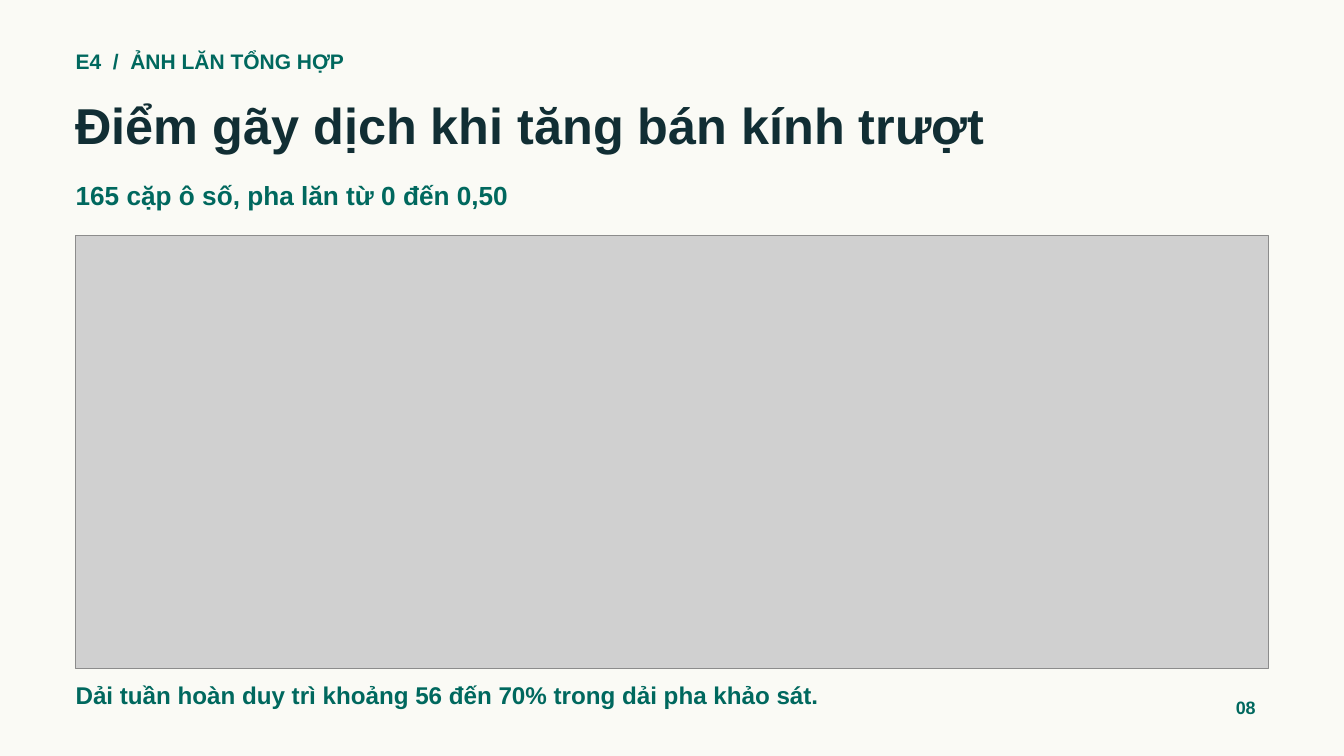
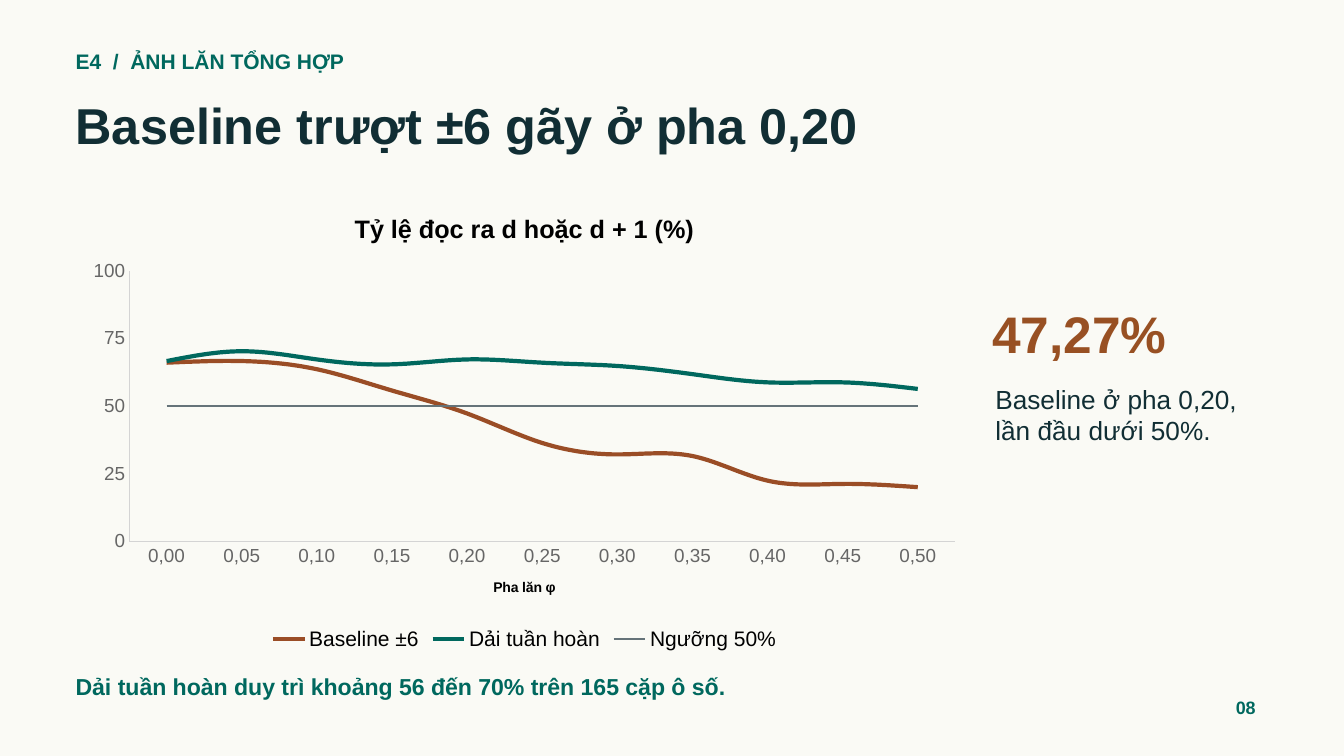
Before and after one commit to qivarnq3g/cv-water-meter-reading, a slide deck: slide 8 of report/Doc-chi-so-dong-ho-nuoc-Suon-thuyet-trinh.pptx. Drawn at 1344x756 pixels with LibreOffice and Linux fonts; fonts in the diff are those of the drawing; grey boxes stand for pictures. Boxes give left, top, right and bottom in pixels: in the first picture for what was removed or moved away, otherwise in the second. Text is boxed around its words. In the diff, an @@ line names an element or a change of style, - is before the commit and + after.

```diff
--- a/report/Doc-chi-so-dong-ho-nuoc-Suon-thuyet-trinh.pptx
+++ b/report/Doc-chi-so-dong-ho-nuoc-Suon-thuyet-trinh.pptx
@@ text at (x1=76, y1=106, x2=858, y2=154): text changed @@
-Điểm gãy dịch khi tăng bán kính trượt
+Baseline trượt ±6 gãy ở pha 0,20
@@ text removed at (x1=76, y1=185, x2=508, y2=211) @@
-165 cặp ô số, pha lăn từ 0 đến 0,50
@@ line chart added at (x1=76, y1=194, x2=974, y2=655) @@
+title "Tỷ lệ đọc ra d hoặc d + 1 (%)"
+categories: 0,00, 0,05, 0,10, 0,15, 0,20, 0,25, 0,30, 0,35, 0,40, 0,45, 0,50
+Baseline ±6: 66, 67, 64, 56, 47, 36, 32, 32, 22, 21, 20
+Dải tuần hoàn: 67, 70, 67, 65, 67, 66, 65, 62, 59, 59, 56
+Ngưỡng 50%: 50, 50, 50, 50, 50, 50, 50, 50, 50, 50, 50
@@ picture removed at (x1=76, y1=235, x2=1268, y2=668) @@
@@ text added at (x1=992, y1=317, x2=1166, y2=361), 36.8 pt, text #985023, bold @@
+47,27%
@@ text added at (x1=995, y1=389, x2=1236, y2=441), 18.8 pt, text #112E34 @@
+Baseline ở pha 0,20, lần đầu dưới 50%.
@@ text at (x1=76, y1=677, x2=725, y2=700): text changed; size 17.2 to 16.5 pt @@
-Dải tuần hoàn duy trì khoảng 56 đến 70% trong dải pha khảo sát.
+Dải tuần hoàn duy trì khoảng 56 đến 70% trên 165 cặp ô số.
```
Also in this commit, not shown: 4 other slides changed, 6 slides added, 2 slides removed.
